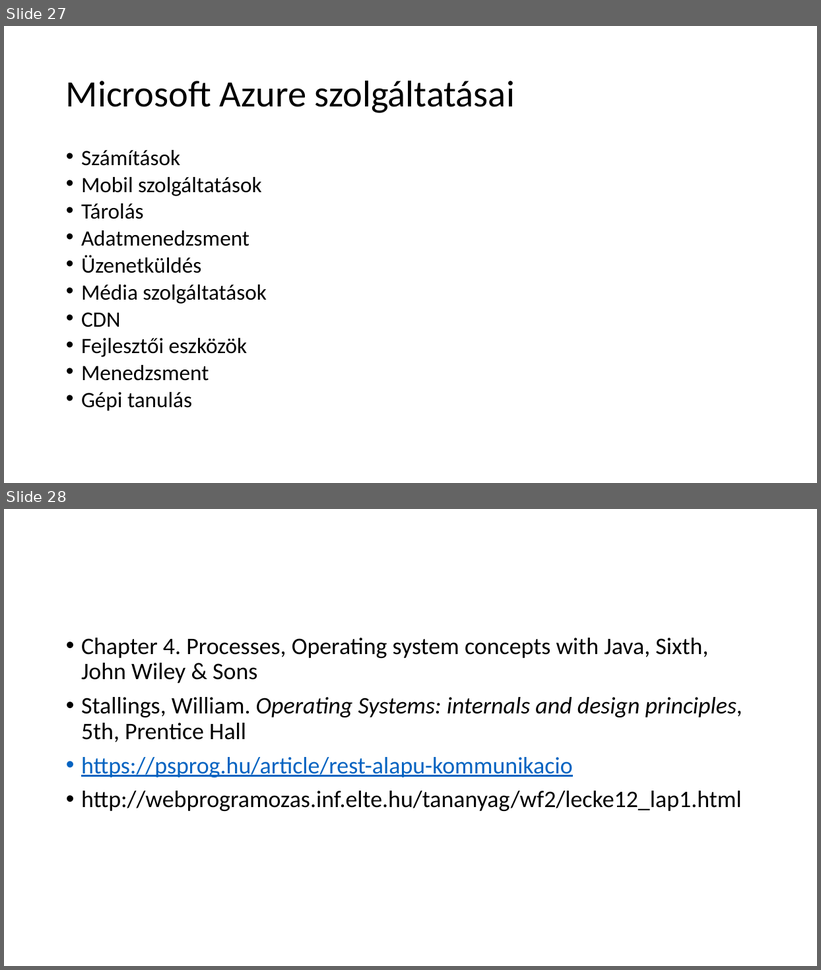
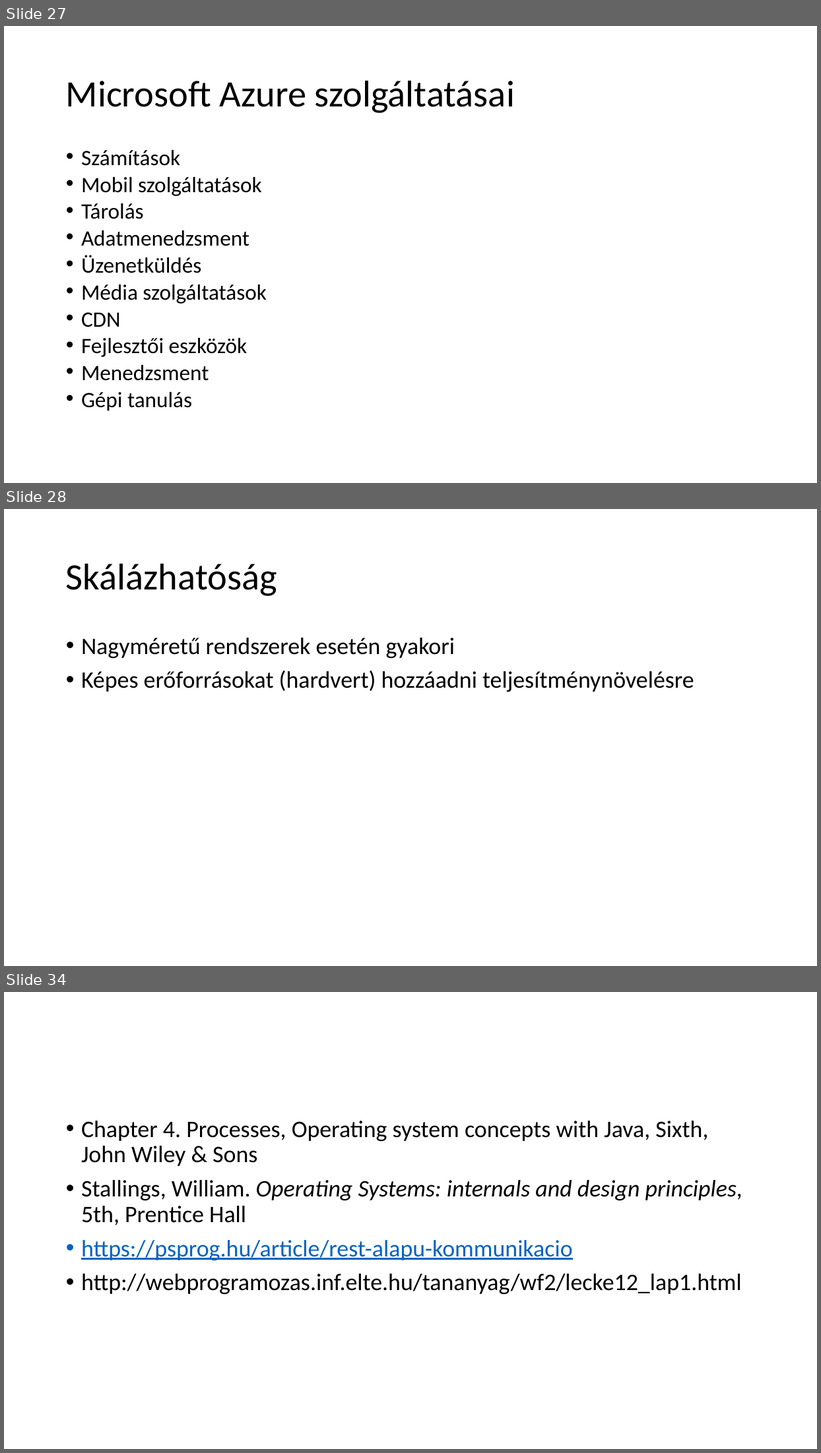
Before and after one commit to krsjakb/osztott-rendszerek-parhuzamos-programozas, a slide deck: Osztott rendszerek, párhuzamos programozás.pptx. Shown one above the other, each under a label of ours: slides 27 and 28 before the commit, slides 27, 28 and 34 after it; the slides between them are not shown. The pictures are 821x970 and 821x1453 pixels, drawn with LibreOffice and Linux fonts; fonts in the diff are those of the drawing. Boxes give left, top, right and bottom in pixels: in the first picture for what was removed or moved away, otherwise in the second. Text is boxed around its words. In the diff, an @@ line names an element or a change of style, - is before the commit and + after.

```diff
--- a/Osztott rendszerek, párhuzamos programozás.pptx
+++ b/Osztott rendszerek, párhuzamos programozás.pptx
@@ slide 28 added at (4, 509, 817, 966), background #FFFFFF @@
@@ title added at (66, 563, 277, 596), 44 pt, text #000000 @@
+Skálázhatóság
@@ text added at (81, 638, 694, 692), 28 pt, text #000000 @@
+• Nagyméretű rendszerek esetén gyakori
+• Képes erőforrásokat (hardvert) hozzáadni teljesítménynövelésre
@@ what was slide 28 is now slide 34 @@
```
Also in this commit, not shown: 1 slide changed, 5 other slides added.
